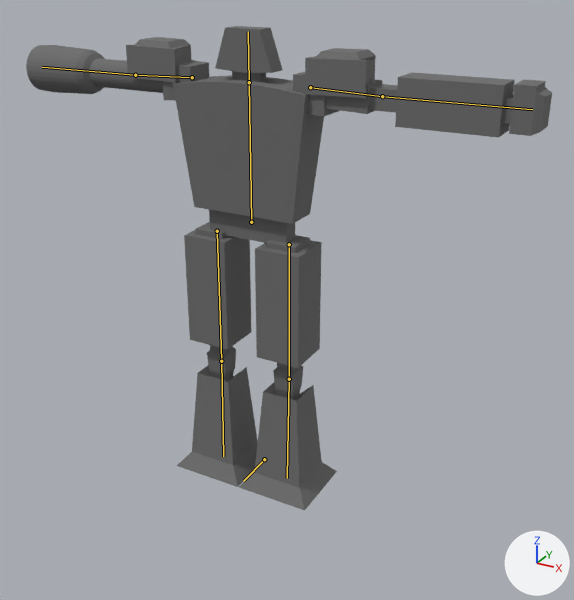
An edit to the Blender file project/models/robot.blend, drawn before and after from the same camera.
Rendered twice from a 50 mm lens placed at (0.938, -1.534, 1.285), pointed at (0.161, -0.121, 0.579). The axes (+X, +Y, +Z) are drawn at lower right. The lights are the same throughout. The bones that bend it are drawn over the model as lines.

The first picture shows 'robot'.
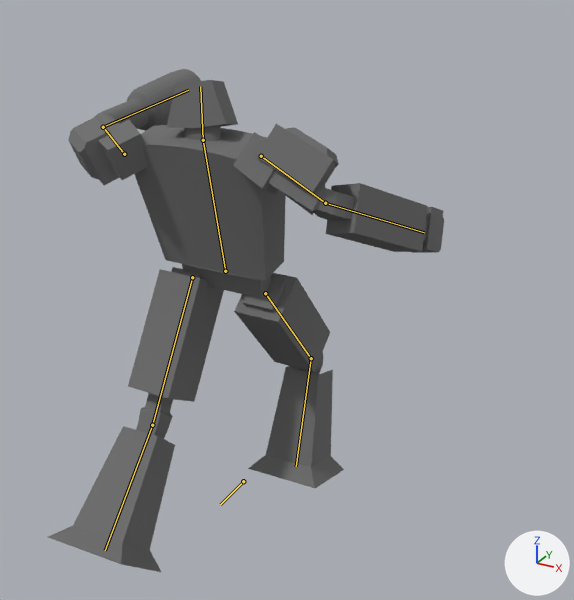
The newer file adds an action. The first version stands in its rest pose; the second is drawn at frame 10 of the action 'Shoot'.

Changed parts and their boxes (x1, y1, x2, y2) in the pictures (574 x 600 px):
'robot', posed (25% narrower)
    before: (26, 26, 552, 510)
    after: (48, 69, 444, 572)
bone 'root', root to tip
    before: (264, 459) to (243, 481)
    after: (243, 481) to (220, 504)
bone 'body', root to tip
    before: (251, 222) to (249, 82)
    after: (225, 271) to (203, 140)
bone 'head', root to tip
    before: (249, 82) to (248, 31)
    after: (203, 140) to (200, 86)
bone 'shoulder_r', root to tip
    before: (192, 77) to (135, 75)
    after: (124, 154) to (103, 127)
bone 'arm_r', root to tip
    before: (135, 75) to (42, 67)
    after: (103, 127) to (188, 90)
bone 'shoulder_l', root to tip
    before: (310, 87) to (382, 96)
    after: (261, 156) to (325, 203)
bone 'arm_l', root to tip
    before: (382, 96) to (532, 109)
    after: (325, 203) to (424, 232)
bone 'thigh_r', root to tip
    before: (217, 231) to (221, 361)
    after: (192, 277) to (152, 425)
bone 'leg_r', root to tip
    before: (221, 361) to (223, 456)
    after: (152, 425) to (105, 550)
bone 'thigh_l', root to tip
    before: (289, 244) to (289, 379)
    after: (265, 293) to (311, 358)
bone 'leg_l', root to tip
    before: (289, 379) to (287, 478)
    after: (311, 358) to (296, 466)

The edits, one by one:
Bone 'root' (bone_root) moves from (0.0, 0.0, 0.0) to (0.0, 0.111, 0.0).
Bone 'body' (bone_body) moves from (0.0, 0.0, 0.0) to (0.0, -0.084, 0.006).
Bone 'body' (bone_body) turns from (0, 0, 0) to (12, 0, 0) degrees about its own x, y and z.
Bone 'head' (bone_head) turns from (0, 0, 0) to (-23, 4, 7) degrees about its own x, y and z.
Bone 'shoulder_r' (bone_shoulder_r) moves from (0.0, 0.0, 0.0) to (-0.02, 0.005, 0.069).
Bone 'shoulder_r' (bone_shoulder_r) turns from (0, 0, 0) to (-108, -52, 107) degrees about its own x, y and z.
Bone 'arm_r' (bone_arm_r) turns from (0, 0, 0) to (16, 8, 63) degrees about its own x, y and z.
Bone 'shoulder_l' (bone_shoulder_l) moves from (0.0, 0.0, 0.0) to (0.002, 0.004, 0.031).
Bone 'shoulder_l' (bone_shoulder_l) turns from (0, 0, 0) to (11, -36, -29) degrees about its own x, y and z.
Bone 'arm_l' (bone_arm_l) turns from (0, 0, 0) to (-61, -3, 29) degrees about its own x, y and z.
Bone 'thigh_r' (bone_thigh_r) moves from (0.0, 0.0, 0.0) to (0.0, 0.083, -0.002).
Bone 'thigh_r' (bone_thigh_r) turns from (0, 0, 0) to (31, 0, 0) degrees about its own x, y and z.
Bone 'leg_r' (bone_leg_r) turns from (0, 0, 0) to (13, -3, 2) degrees about its own x, y and z.
Bone 'thigh_l' (bone_thigh_l) moves from (0.0, 0.0, 0.0) to (0.0, 0.083, -0.002).
Bone 'thigh_l' (bone_thigh_l) turns from (0, 0, 0) to (-40, 0, 0) degrees about its own x, y and z.
Bone 'leg_l' (bone_leg_l) turns from (0, 0, 0) to (58, -2, 1) degrees about its own x, y and z.
